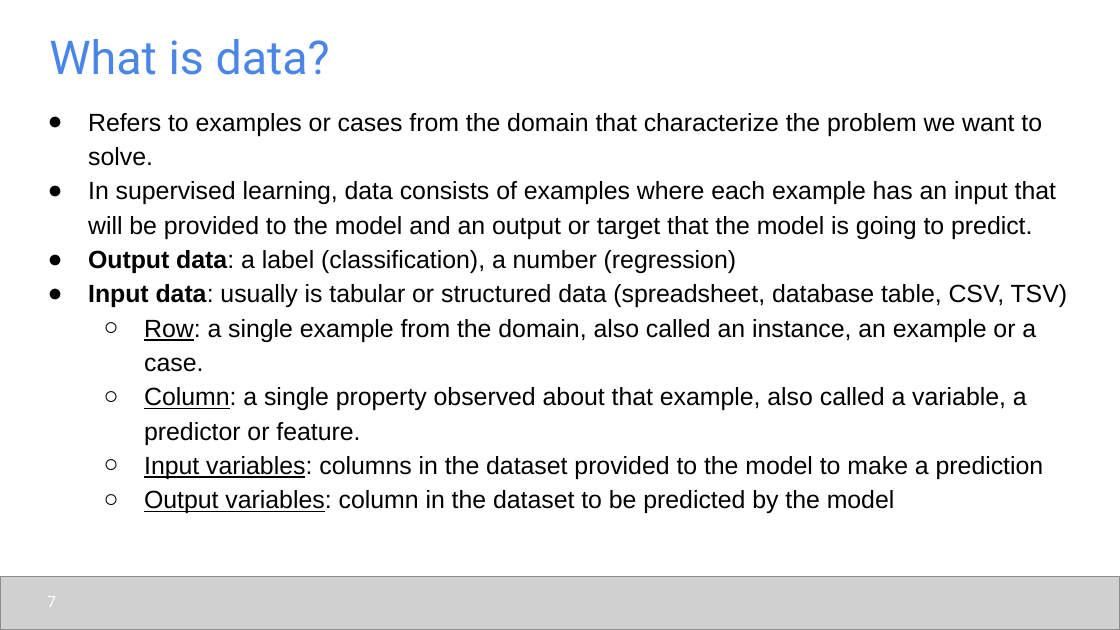
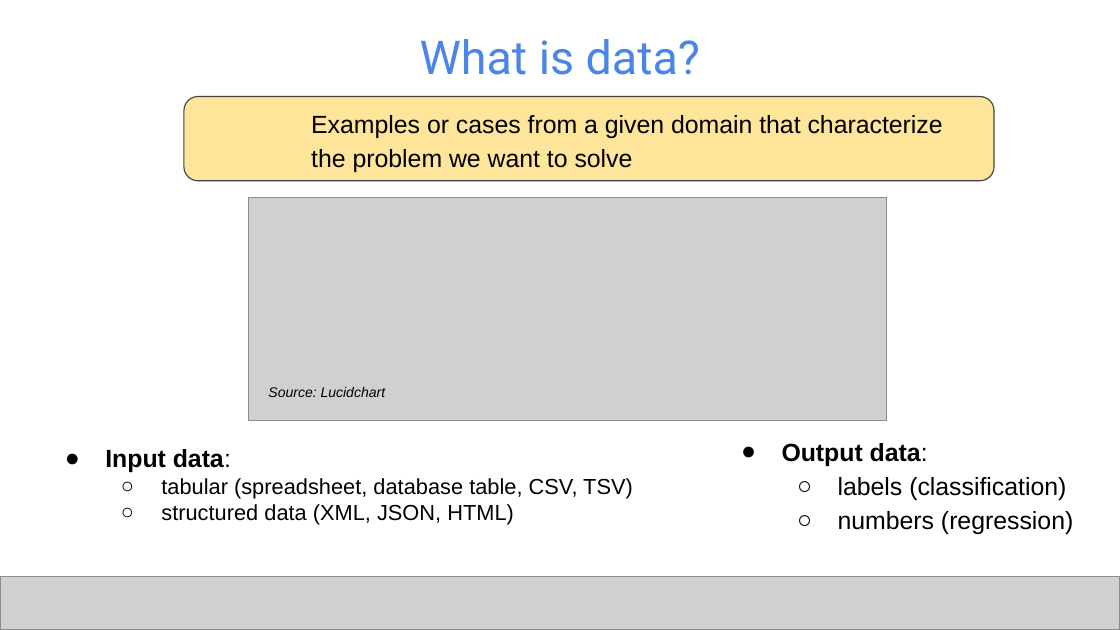
Before and after one commit to udel-cbcb/al_ml_workshop, a slide deck: slide 7 of Day_2/Lectures/Day_2_Lecture_1_Data_Collection_Data_Preparation.pptx. Drawn at 1120x630 pixels with LibreOffice and Linux fonts; fonts in the diff are those of the drawing; grey boxes stand for pictures. Boxes give left, top, right and bottom in pixels: in the first picture for what was removed or moved away, otherwise in the second. Text is boxed around its words. In the diff, an @@ line names an element or a change of style, - is before the commit and + after.

```diff
--- a/Day_2/Lectures/Day_2_Lecture_1_Data_Collection_Data_Preparation.pptx
+++ b/Day_2/Lectures/Day_2_Lecture_1_Data_Collection_Data_Preparation.pptx
@@ title "What is data?" at [420,39,700,75]: alignment left to centre @@
@@ text removed at [88,113,1068,513] @@
-● Refers to examples or cases from the domain that characterize the problem we want to solve.
-● In supervised learning, data consists of examples where each example has an input that will be provided to the model and an output or target that the model is going to predict.
-● Output data: a label (classification), a number (regression)
-● Input data: usually is tabular or structured data (spreadsheet, database table, CSV, TSV)
-  ○ Row: a single example from the domain, also called an instance, an example or a case.
-  ○ Column: a single property observed about that example, also called a variable, a predictor or feature.
-  ○ Input variables: columns in the dataset provided to the model to make a prediction
-  ○ Output variables: column in the dataset to be predicted by the model
@@ rounded rectangle added at [184,96,993,180], fill #FFE599, outline #434343 0.75 pt, 16 pt, text #000000 @@
+Examples or cases from a given domain that characterize the problem we want to solve
@@ picture added at [249,197,886,420] @@
@@ text added at [268,387,386,397], 9 pt, text #000000, italic @@
+Source: Lucidchart
@@ text added at [105,449,633,525], 14 pt, text #000000 @@
+● Input data:
+  ○ tabular (spreadsheet, database table, CSV, TSV)
+  ○ structured data (XML, JSON, HTML)
@@ text added at [782,443,1073,534], 16 pt, text #000000 @@
+● Output data:
+  ○ labels (classification)
+  ○ numbers (regression)
@@ page number removed at [47,596,56,607] @@
-7
```
Also in this commit, not shown: 18 other slides changed, 7 other files.
